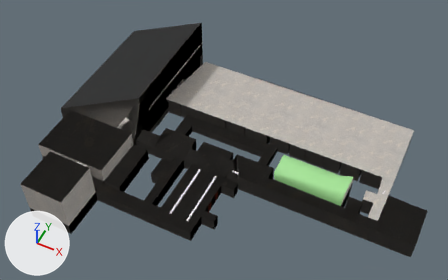
Before and after pictures for a commit that changed the Blender file Assets/_Collaborators/Cosmo D/Models/Full Space.blend.
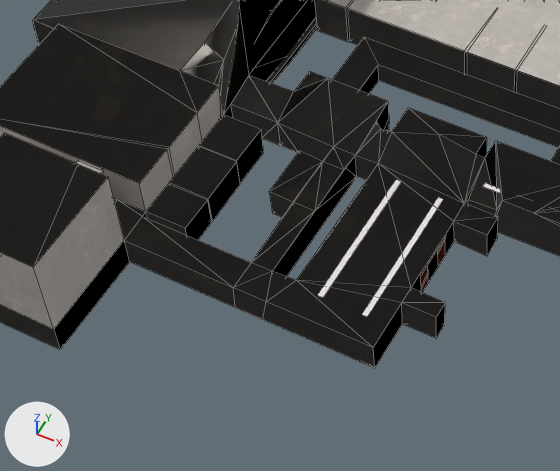
Old and new are each drawn whole from a camera (50 mm lens) standing at (118.0, -451.0, 589.0) and looking at (-68.0, -81.0, 126.0) and again close up on the part from 11% to 58% of the width and 36% to 100% of the height. Every picture has the same lights, and +X, +Y and +Z are marked at lower left. The close-ups show mesh edges as thin lines.

Before the edit, the objects in view are built like this:
```python
ob_entry_and_side_hall_floor = bpy.data.objects.new('Entry and Side Hall.Floor', me_flooplan_thesiscapstone_006)
ob_entry_and_side_hall_floor.location = (0.0, 0.0, 0.0)
ob_entry_and_side_hall_floor.rotation_euler = (1.571, 0.0, 0.0)  # degrees (90, 0, 0)
ob_main_area = bpy.data.objects.new('Main Area', me_flooplan_thesiscapstone)
ob_main_area.location = (0.0, 0.0, 0.0)
ob_main_area.rotation_euler = (1.571, 0.0, 0.0)  # degrees (90, 0, 0)
ob_plane = bpy.data.objects.new('Plane', me_plane_018)
ob_plane.location = (45.5, -19.6, 107.3)
ob_plane.scale = (20.3, 20.3, 20.3)
# also in view: 'Thesis Area' at (-31.0, -27.0, 97.0); 'Main Area.Ceiling' at (-206.0, -87.0, 126.0); 'Light Plane' at (-63.0, -137.0, 100.0); 'Light Plane.001' at (-82.0, -137.0, 101.0)
```
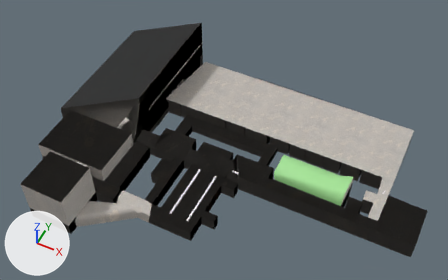
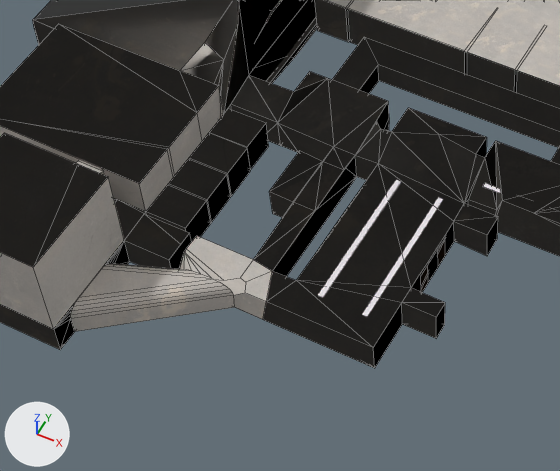
What changed in the scene script:
```text
Change me_flooplan_thesiscapstone:
    used by ob_main_area; location = (0.0, 0.0, 0.0); rotation_euler = (1.571, 0.0, 0.0), in degrees (90, 0, 0)
    remove me_flooplan_thesiscapstone.from_pydata(...)  # 114 vertices, 92 faces, 5 loose edges; spans x -256.0..-11.0, y 86.0..106.0, z -47.0..222.0
    add me_flooplan_thesiscapstone.from_pydata(...)  # 126 vertices, 103 faces, 5 loose edges; spans x -256.0..-11.0, y 86.0..106.0, z -47.0..222.0
    me_flooplan_thesiscapstone part 1
    8 vertices are removed from x -160.0, y 87.0..101.0, z 122.0..144.0
    11 faces are deleted
    4 vertices move from x -160.0, y 86.0..101.0, z 108.0..166.0 to x -160.0, y 86.0..101.0, z 104.0..164.0
    20 vertices are added at x -160.0, y 87.0..100.0, z 119.0..213.0
    7 new faces join them, mat_circuit_board (blue #4cb1e7)
    14 new faces join them, mat_wall (picture img_wall_albedo_r1_jpg)
    1 new face joins them, mat_ground (white #e7e7e7)
Change me_flooplan_thesiscapstone_006:
    used by ob_entry_and_side_hall_floor; location = (0.0, 0.0, 0.0); rotation_euler = (1.571, 0.0, 0.0), in degrees (90, 0, 0)
    remove me_flooplan_thesiscapstone_006.from_pydata(...)  # 262 vertices, 312 faces; spans x -161.0..137.0, y 85.0..117.0, z 56.0..178.0
    add me_flooplan_thesiscapstone_006.from_pydata(...)  # 313 vertices, 347 faces; spans x -161.0..137.0, y 85.0..117.0, z 56.0..213.0
    me_flooplan_thesiscapstone_006 part 2: 3 vertices moved from x -160.0..-113.0, y 86.0..101.0, z 165.0..166.0 to x -160.0..-113.0, y 86.0..101.0, z 164.0; 18 vertices removed from x -160.0..-113.0, y 86.0..101.0, z 108.0..178.0; 69 vertices added at x -160.0..-107.0, y 86.0..101.0, z 104.0..213.0
```

What differs and where, as boxes [x1, y1, x2, y2] in the close-ups (560 x 471 px):
'Entry and Side Hall.Floor', reshaped
    before: [124, 71, 560, 368]
    after: [70, 71, 560, 368]
part 1 of me_flooplan_thesiscapstone, built on
    before: [54, 105, 233, 350]
    after: [54, 105, 231, 350]
part 2 of me_flooplan_thesiscapstone_006, built on
    before: [124, 114, 315, 320]
    after: [70, 108, 315, 332]
